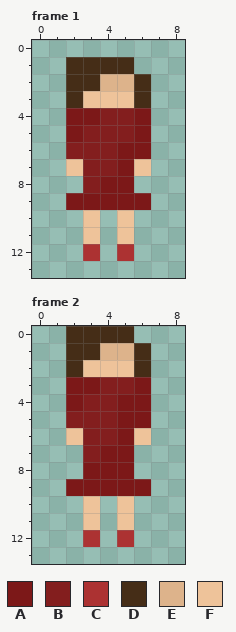
Pixel-art file: Assets/PersonalAssets/NPC/Day2/Woman2DayTwoCorrectFrontIdle.aseprite. The first picture shows the starting point.
9x14 pixels, 3 frames. Shown: frame 1, frame 2. The commit also changed other frames, which this record leaves out.
Palette (. is transparent): A #7c1818  B #831e1e  C #ac3232  D #452d17  E #ddb38b  F #eec39a
Pixels before, frame 1, first column x 2:
 1 DDDD.
 2 DDEED
 3 DFFFD
 4 AABBA
 5 ABBBA
 6 BBBAA
 7 FBBAF
 8 .BAA.
 9 AAAAA
10 .F.F.
11 .F.F.
12 .C.C.
Pixels before, frame 2, first column x 2:
 0 DDDD.
 1 DDEED
 2 DFFFD
 3 AABBA
 4 ABBAA
 5 BBBAA
 6 FBBAF
 7 .BAA.
 8 .AAA.
 9 AAAAA
10 .F.F.
11 .F.F.
12 .C.C.
The same view after the edit:
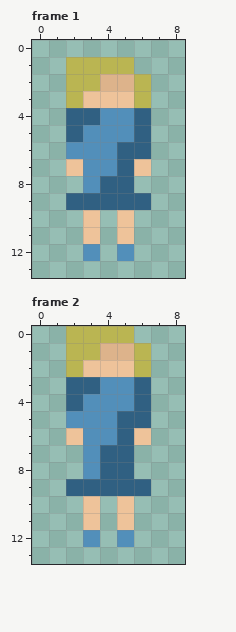
Message: Assets update All skins for NPCs for day two made
Change:
Colour A changes from #7c1818 to #306082.
Colour B changes from #831e1e to #528fba.
Colour D changes from #452d17 to #bab552.
Frame 1:
Colour C gives way to colour B in row 12 at x 3 and 5.
Frame 2:
Colour A gives way to colour B in row 4 at x 5; in row 8 at x 3.
Colour C gives way to colour B in row 12 at x 3 and 5.
Boxes around the changes in both pictures, in picture pixels (x1, y1, x2, y2):
changed: (66, 57, 151, 261)
changed: (66, 326, 151, 547)
